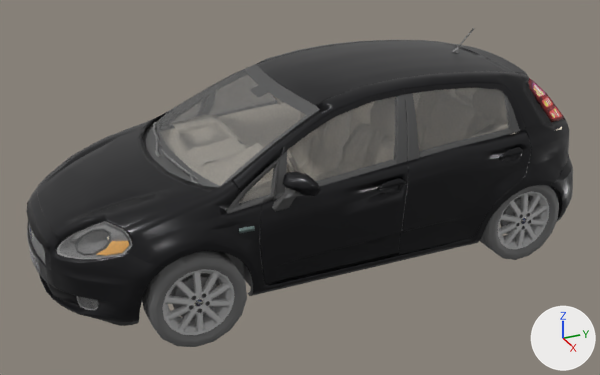
The glTF model assets/models/fiat-punto.glb: old version first, new version second.
Camera for both pictures: a 50 mm camera at (198.3, -96.1, 90.3) aimed at (2.4, -8.0, -7.6). Lighting does not change. The marker at lower right points along +X, +Y and +Z. The older version comes first. Where no turn or scale is listed for an object, it has been applied to the vertices.
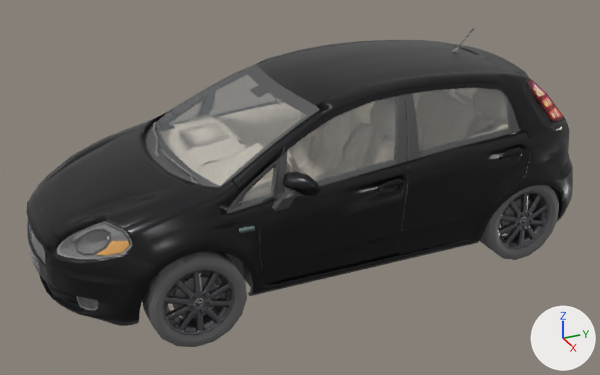
What the commit changed:
Material 'punto-glass' (mat_punto_glass) changes colour from grey #767676 to grey #9ea2a6; in linear values from (0.18, 0.18, 0.18) to (0.34, 0.36, 0.38).
In material 'punto-glass' (mat_punto_glass), alpha goes from 0.5 to 0.28.
Material 'punto-alu' (mat_punto_alu) changes colour from grey #b7b7b7 to grey #6a6a6f; in linear values from (0.471, 0.471, 0.471) to (0.145, 0.145, 0.158).

Pixel boxes (x1, y1, x2, y2) of what changed, in the pictures (600 x 375 px):
'Object_43', recoloured, surface changed: (159, 73, 510, 186) in both
'Object_66', recoloured (darker): (162, 269, 235, 335) in both
'Object_58', recoloured (darker): (498, 191, 549, 249) in both
'Object_31', recoloured, surface changed: (243, 167, 275, 202) in both
